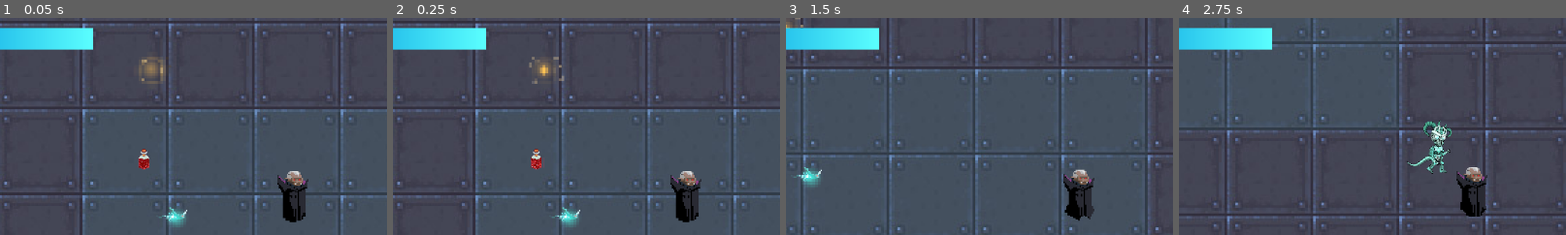
Above: before the commit, frames 1-4 (left to right).
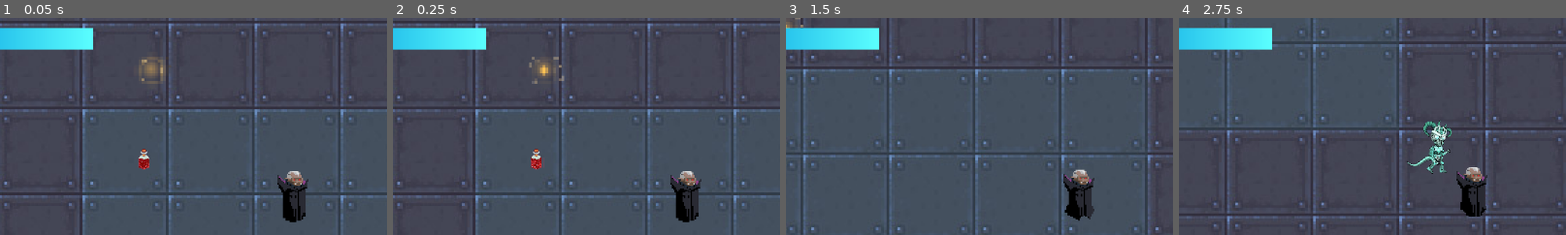
Above: after the commit, the same moments.

Repository: brianxiaodev/bloodmoon
Game: Godot game, scene res://scenes/intro_video.tscn
The game is run twice, just before and just after one commit, with the same random seed, the same clock (stepped at 60 frames per second) and the same inputs. Video files are missing from this copy of the repository; at most half a second of black plays in their place.
Inputs:
- Up to frame 1 (0.05 s): no input
- Up to frame 2 (0.25 s): no input
- Up to frame 3 (1.5 s): tap Enter (ui_accept) at 0.5, 0.6, 0.77, 1.07 s; hold Right (ui_right) 0.53-1.28 s; hold Down (ui_down) from 1.28 s (still down); tap Shift (dash) at 1.35 s
- Up to frame 4 (2.75 s): tap Enter (ui_accept) at 1.52, 1.55, 1.82, 2.3 s; release Down (ui_down) at 2.03 s; hold Right (ui_right) from 2.03 s (still down); hold Space (shoot) from 2.03 s (still down)
The pictures show only the part of the screen within x 12-62%, y 8-58%; the shares and areas given below are measured in that part.

The runs differ from the first frame. In frame 1, 0.3% of the frame differs, in the area x 41-49%, y 87-97%; in frame 2, 0.3%; in frame 3, 0.4%, in the area x 2-10%, y 68-79%; in frame 4, nothing differs.

Commit message:
fixed restart bug

Diff:
--- a/scenes/blood_moon.tscn
+++ b/scenes/blood_moon.tscn
@@ -8,6 +8,7 @@
 [ext_resource type="PackedScene" uid="uid://4y67635ci7ss" path="res://scenes/enemy.tscn" id="7_1dman"]
 [ext_resource type="PackedScene" uid="uid://bom6v6ykibptf" path="res://scenes/item.tscn" id="8_1dman"]
 [ext_resource type="PackedScene" uid="uid://ciwhn70ef8waw" path="res://scenes/bats.tscn" id="8_punxx"]
+[ext_resource type="PackedScene" uid="uid://dtgtookoxhgn8" path="res://scenes/game_over.tscn" id="10_87vbj"]
 [ext_resource type="PackedScene" uid="uid://cgrps2fgm3jxq" path="res://scenes/healthpotion.tscn" id="12_87vbj"]
 [ext_resource type="PackedScene" uid="uid://b3ald5ngtdkny" path="res://scenes/door.tscn" id="13_8hplf"]
 [ext_resource type="PackedScene" uid="uid://ddda0gc2vxlm5" path="res://scenes/level_2.tscn" id="14_2wlms"]
@@ -26,6 +27,7 @@
 [node name="Bullet" parent="." instance=ExtResource("6_3kn01")]
 
 [node name="Bats" parent="." instance=ExtResource("8_punxx")]
+visible = false
 position = Vector2(-519, -191)
 
 [node name="BulletManager" type="Node2D" parent="."]
@@ -97,7 +99,7 @@
 [node name="Enemy" parent="." instance=ExtResource("7_1dman")]
 position = Vector2(-232, -105)
 
-[node name="GameOver2" parent="." instance=ExtResource("13_8hplf")]
+[node name="GameOver" parent="." instance=ExtResource("10_87vbj")]
 visible = false
 
 [node name="Door2" parent="." instance=ExtResource("13_8hplf")]
--- a/scenes/game_over.tscn
+++ b/scenes/game_over.tscn
@@ -23,5 +23,5 @@
 
 [node name="Press" type="Label" parent="CenterContainer/VBoxContainer"]
 layout_mode = 2
-text = "Press Space to Restart"
+text = "Press R to Restart"
 horizontal_alignment = 1
Not shown: 1 places in scenes/blood_moon.tscn that only renumber resources
